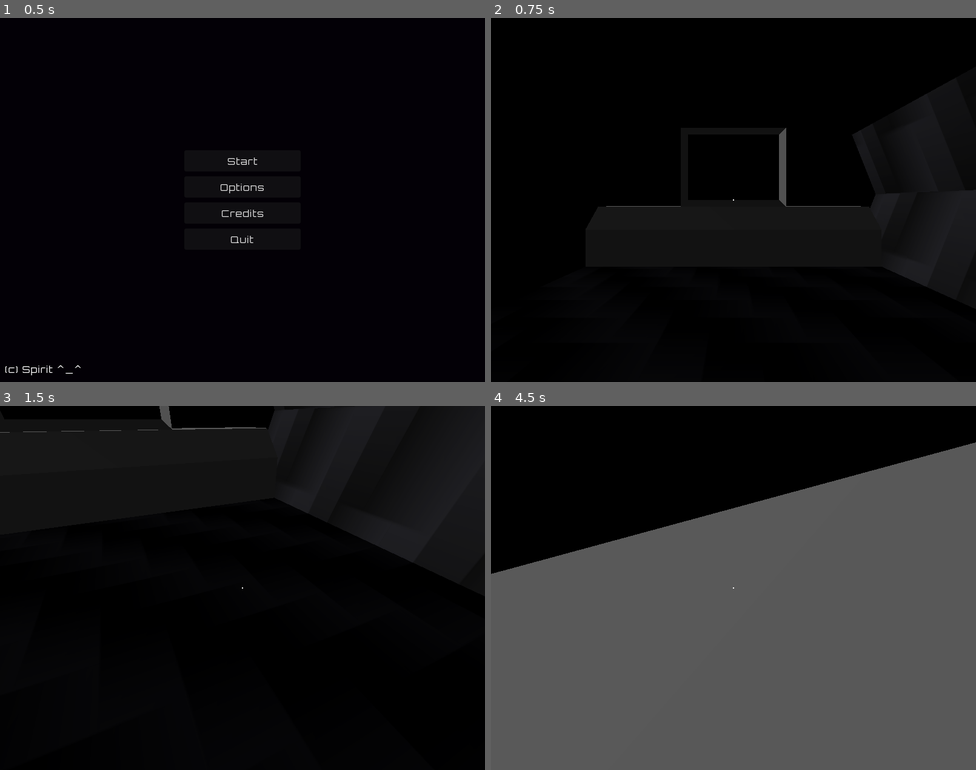
Above: before the commit, frames 1-4 (two rows, left to right).
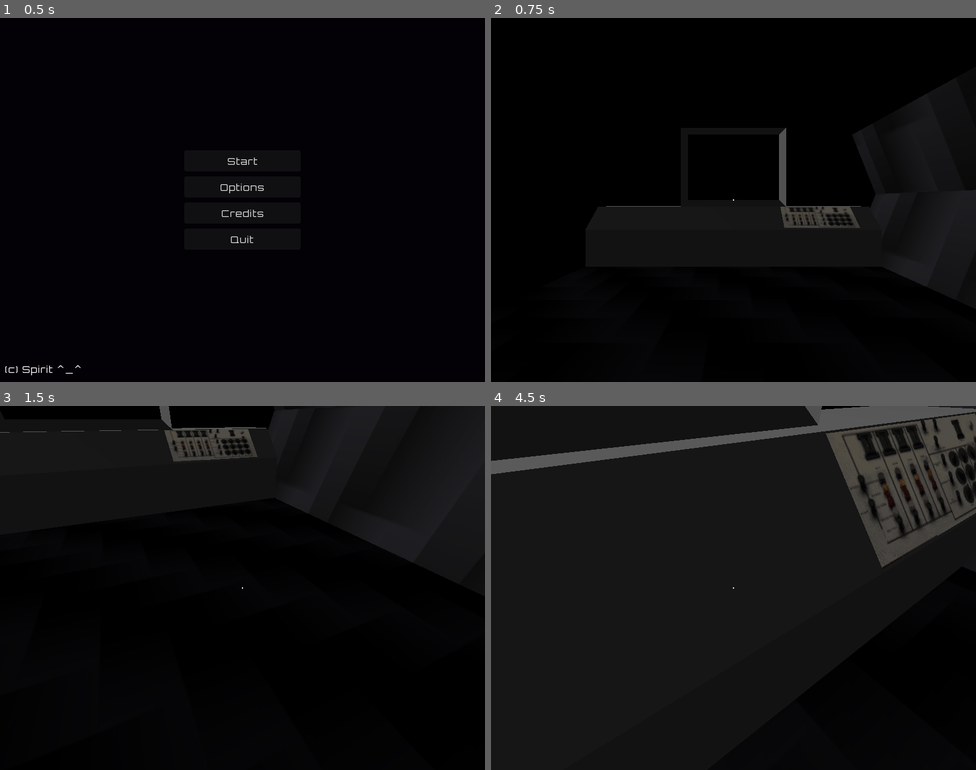
Above: after the commit, the same moments.

Repository: amr-engineer/void-ship
Game: Godot game, scene res://menus/main.tscn
Same seed, same stepped clock (60 frames per second), same inputs: the game is played once before the commit and once after it.
Inputs (mouse positions are in pixels of both pictures, inside the frame that each line leads up to):
- Up to frame 1 (0.5 s): no input
- Up to frame 2 (0.75 s): click "Start" at 0.5 s
- Up to frame 3 (1.5 s): tap Enter at 1.25 s; move the mouse to (266, 588) at 1.27 s; hold W (move_forward) from 1.28 s (still down); hold E (interact) from 1.28 s (still down)
- Up to frame 4 (4.5 s): keep holding W (move_forward); tap Space (jump) at 1.52, 2.27, 3.77 s; move the mouse to (709, 588) at 2.02 s; release E (interact) at 2.03 s; tap Shift (sprint) at 2.1, 3.6 s; move the mouse to (743, 580) at 2.77 s; hold E (interact) 2.78-3.53 s; move the mouse to (728, 595) at 3.52 s; move the mouse to (767, 591) at 4.27 s; hold E (interact) from 4.28 s (still down)

Frame 1 is identical in both runs. In frame 2, 0.6% of the frame differs, in the area x 59-77%, y 51-58%; in frame 3, 1.0%; in frame 4, 76%, in the area x 0-100%, y 0-100%.

Commit message:
setup ship interior environment

Diff:
--- a/scenes/game.tscn
+++ b/scenes/game.tscn
@@ -6,7 +6,9 @@
 [ext_resource type="ArrayMesh" uid="uid://c0416fwp4q3e6" path="res://assets/ship_interior.obj" id="5_iywne"]
 [ext_resource type="Texture2D" uid="uid://du0w173ljhbpg" path="res://assets/EVA.png" id="5_p57ef"]
 [ext_resource type="ArrayMesh" uid="uid://cingttprvy3yw" path="res://assets/fire_extinguisher.obj" id="6_p57ef"]
+[ext_resource type="Texture2D" uid="uid://brqb3xqctrje3" path="res://assets/dashboard_heartpanel.png" id="7_0tnpc"]
 [ext_resource type="PackedScene" uid="uid://cs8spopb2ooxc" path="res://player/player.tscn" id="7_gee14"]
+[ext_resource type="Texture2D" uid="uid://cfp2b68sye7fe" path="res://assets/danger_of_death.png" id="8_0tnpc"]
 
 [sub_resource type="GDScript" id="GDScript_lbhrr"]
 script/source = "extends Node3D
@@ -70,6 +72,9 @@
 
 [sub_resource type="WorldBoundaryShape3D" id="WorldBoundaryShape3D_6pc8i"]
 
+[sub_resource type="BoxShape3D" id="BoxShape3D_oq0xs"]
+size = Vector3(10, 3, 2)
+
 [sub_resource type="StandardMaterial3D" id="StandardMaterial3D_kvpfn"]
 albedo_color = Color(0.25766784, 0.28493494, 0.29951698, 1)
 roughness = 0.15
@@ -79,6 +84,11 @@
 metallic = 1.0
 normal_enabled = true
 
+[sub_resource type="StandardMaterial3D" id="StandardMaterial3D_trtic"]
+albedo_color = Color(0.4, 0.4, 0.4, 1)
+metallic = 0.25
+roughness = 0.5
+
 [sub_resource type="StandardMaterial3D" id="StandardMaterial3D_264po"]
 diffuse_mode = 3
 albedo_color = Color(0.2901961, 0.2901961, 0.2901961, 1)
@@ -90,8 +100,11 @@
 metallic = 1.0
 roughness = 0.5
 
+[sub_resource type="BoxShape3D" id="BoxShape3D_u5sy4"]
+size = Vector3(4, 3, 1)
+
 [sub_resource type="ViewportTexture" id="ViewportTexture_0tnpc"]
-viewport_path = NodePath("Ship/optics/center_screen")
+viewport_path = NodePath("Ship/optics/SubViewport")
 
 [node name="Game" type="Node3D" unique_id=373692817]
 script = SubResource("GDScript_lbhrr")
@@ -119,15 +132,36 @@
 
 [node name="optics" type="Node3D" parent="Ship" unique_id=1242071838]
 
-[node name="center_screen" type="SubViewport" parent="Ship/optics" unique_id=1823340240]
+[node name="SubViewport" type="SubViewport" parent="Ship/optics" unique_id=1823340240]
 size = Vector2i(400, 300)
 
-[node name="Camera3D" type="Camera3D" parent="Ship/optics/center_screen" unique_id=685569232]
+[node name="top_rear" type="Camera3D" parent="Ship/optics/SubViewport" unique_id=685569232]
 transform = Transform3D(0.70710677, 0.35355338, -0.6123724, 0, 0.8660254, 0.5, 0.70710677, -0.35355338, 0.6123724, -10.606602, 15, 10.606602)
+
+[node name="front" type="Camera3D" parent="Ship/optics/SubViewport" unique_id=615655599]
+transform = Transform3D(0.70710677, 0, -0.70710677, 0, 1, 0, 0.70710677, 0, 0.70710677, 4.2426405, 10.5, -4.2426405)
+
+[node name="left_side" type="Camera3D" parent="Ship/optics/SubViewport" unique_id=362297719]
+transform = Transform3D(0.49999997, 0, -0.8660253, 0, 1, 0, 0.8660253, 0, 0.49999997, -14.142136, 5, 0)
+
+[node name="right_side" type="Camera3D" parent="Ship/optics/SubViewport" unique_id=1969359606]
+transform = Transform3D(0.8660253, 0, -0.49999997, 0, 1, 0, 0.49999997, 0, 0.8660253, 0, 5, 14.142136)
 
 [node name="top_rear" type="RemoteTransform3D" parent="Ship/optics" unique_id=954340518]
 transform = Transform3D(1, 0, 0, 0, 0.8660254, 0.5, 0, -0.5, 0.8660254, 0, 15, 15)
-remote_path = NodePath("../center_screen/Camera3D")
+remote_path = NodePath("../SubViewport/top_rear")
+
+[node name="front" type="RemoteTransform3D" parent="Ship/optics" unique_id=830810184]
+transform = Transform3D(1, 0, 0, 0, 1, 0, 0, 0, 1, 0, 10.5, -6)
+remote_path = NodePath("../SubViewport/front")
+
+[node name="left_side" type="RemoteTransform3D" parent="Ship/optics" unique_id=366998462]
+transform = Transform3D(0.9659258, 0, -0.25881904, 0, 1, 0, 0.25881904, 0, 0.9659258, -10, 5, 10)
+remote_path = NodePath("../SubViewport/left_side")
+
+[node name="right_side" type="RemoteTransform3D" parent="Ship/optics" unique_id=1507593556]
+transform = Transform3D(0.9659258, 0, 0.25881904, 0, 1, 0, -0.25881904, 0, 0.9659258, 10, 5, 10)
+remote_path = NodePath("../SubViewport/right_side")
 
 [node name="CPUParticles3D" type="CPUParticles3D" parent="Ship" unique_id=1156820450]
 amount = 128
@@ -172,6 +206,11 @@
 visible = false
 shape = SubResource("WorldBoundaryShape3D_6pc8i")
 
+[node name="CollisionShape3D6" type="CollisionShape3D" parent="interior" unique_id=659014269]
+transform = Transform3D(0.9999996, 0, 0, 0, 1, 0, 0, 0, 0.9999996, 0, 1.5, -8.999995)
+visible = false
+shape = SubResource("BoxShape3D_oq0xs")
+
 [node name="meshes" type="Node3D" parent="interior" unique_id=1608589793]
 transform = Transform3D(1, 0, 0, 3.5527137e-15, 1, 0, 0, 0, 1, 3.371748e-07, 0, 0)
 
@@ -189,20 +228,45 @@
 mesh = ExtResource("6_p57ef")
 
 [node name="Sprite3D" type="Sprite3D" parent="interior/meshes" unique_id=1262426916]
-transform = Transform3D(0.9999991, 0, 0, -3.5527105e-15, 1, 0, 0, 0, 0.9999991, 2, 0, 9.999)
-extra_cull_margin = 1.0
+transform = Transform3D(-0.99999905, 0, -8.742269e-08, -2.1175824e-22, 1, -2.524355e-29, 8.742269e-08, 0, -0.99999905, 3.9999998, 0, 9.899999)
 centered = false
 modulate = Color(0.6666667, 0.6666667, 0.6666667, 1)
 pixel_size = 0.025
 transparent = false
+double_sided = false
 texture_filter = 0
 texture = ExtResource("5_p57ef")
 
-[node name="Player" parent="interior" unique_id=2022565502 instance=ExtResource("7_gee14")]
-
-[node name="Sprite3D" type="Sprite3D" parent="interior" unique_id=1798735699]
-transform = Transform3D(1, 0, 0, 0, 1, 0, 0, 0, 1, 0, 3.5, -9.12)
+[node name="Sprite3D2" type="Sprite3D" parent="interior/meshes" unique_id=108727391]
+transform = Transform3D(0.99999964, 0, 0, 6.352747e-22, 0.70710677, 0.70710665, 0, -0.7071066, 0.7071065, 3, 1.65, -8.35)
+modulate = Color(0.4, 0.4, 0.4, 1)
+transparent = false
+double_sided = false
+texture = ExtResource("7_0tnpc")
+
+[node name="Sprite3D3" type="Sprite3D" parent="interior/meshes" unique_id=535056310]
+transform = Transform3D(-0.99999976, 0, -8.7422755e-08, -2.1175824e-22, 1, -2.524355e-29, 8.7422755e-08, 0, -0.99999976, 0, 2.5, 9.7)
+modulate = Color(0.4, 0.4, 0.4, 1)
+transparent = false
+double_sided = false
+texture = ExtResource("8_0tnpc")
+
+[node name="objects" type="Node3D" parent="interior" unique_id=1860665077]
+transform = Transform3D(0.9999999, 0, 0, 0, 1, 0, 0, 0, 0.9999999, 2.842171e-14, 0, 0)
+
+[node name="center_screen" type="StaticBody3D" parent="interior/objects" unique_id=549378042]
+collision_layer = 8
+collision_mask = 8
+
+[node name="CollisionShape3D" type="CollisionShape3D" parent="interior/objects/center_screen" unique_id=1391225560]
+transform = Transform3D(0.99999976, 0, 0, 0, 1, 0, 0, 0, 0.99999976, 0, 3.5, -9.499999)
+shape = SubResource("BoxShape3D_u5sy4")
+
+[node name="Sprite3D" type="Sprite3D" parent="interior/objects/center_screen" unique_id=1798735699]
+transform = Transform3D(1, 0, 0, 0, 1, 0, 0, 0, 1, -2.842171e-14, 3.5, -9.12)
 transparent = false
 double_sided = false
 texture_filter = 0
 texture = SubResource("ViewportTexture_0tnpc")
+
+[node name="Player" parent="interior" unique_id=2022565502 instance=ExtResource("7_gee14")]
Binary file added: assets/danger_of_death.png
Not shown, added: assets/danger_of_death.png.import
Binary file added: assets/dashboard_heartpanel.png
Not shown, added: assets/dashboard_heartpanel.png.import
